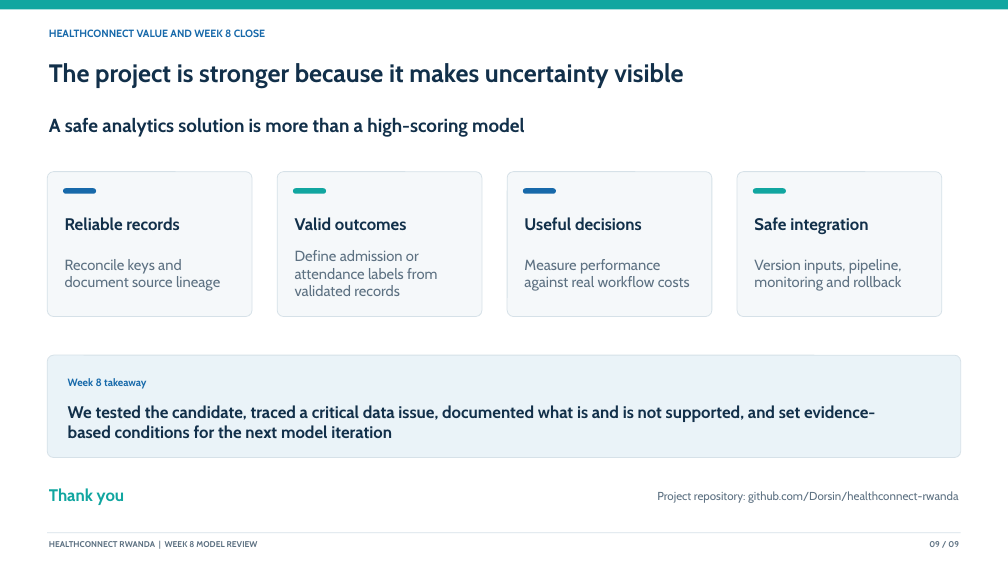
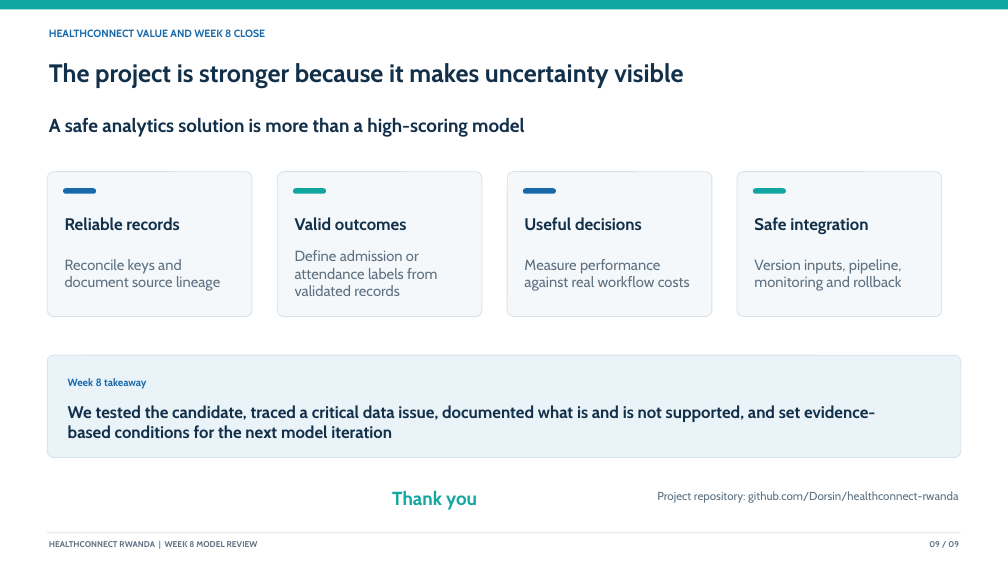
Before and after one commit to Dorsin/healthconnect-rwanda, a slide deck: slide 9 of Presentation/Week8_HealthConnect_Final_Model_Review.pptx. Drawn at 1008x567 pixels with LibreOffice and Linux fonts; fonts in the diff are those of the drawing. Boxes give left, top, right and bottom in pixels: in the first picture for what was removed or moved away, otherwise in the second. Text is boxed around its words. In the diff, an @@ line names an element or a change of style, - is before the commit and + after.

```diff
--- a/Presentation/Week8_HealthConnect_Final_Model_Review.pptx
+++ b/Presentation/Week8_HealthConnect_Final_Model_Review.pptx
@@ text "Thank you": place and size @@
-text "Thank you" at (49,488,124,505)
+text "Thank you" at (392,490,477,510)
@@ text "Thank you" at (392,490,477,510): size 16 to 18 pt @@
```
Also in this commit, not shown: 5 other files.
